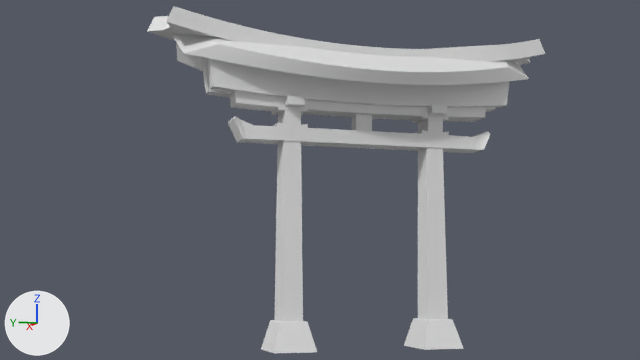
Before and after pictures for a commit that changed the Blender file torii2.blend.
Before and after are seen from the file's camera 'Camera'. Lighting does not change. The marker at lower left points along +X, +Y and +Z.
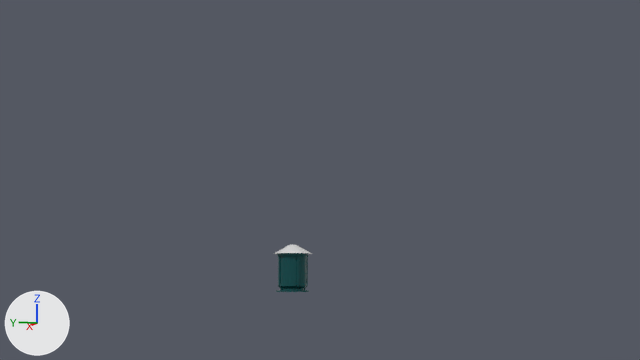
The change, as a diff of the scene's bpy script:
```diff
--- a/torii2.blend.py
+++ b/torii2.blend.py
@@ me_cube_013 @@
 # used by ob_cube_011; location = (0.18, 0.0, 0.0); scale = (1.58, 1.0, 1.0)
-me_cube_013.from_pydata(...)  # 38 vertices, 34 faces; spans x -1.05..0.33, y -15.55..-11.31, z 9.0..10.52
+me_cube_013.from_pydata(...)  # 1920 vertices, 1884 faces, 2 loose edges; spans x -1.42..1.4, y -1.41..1.41, z -1.78..1.6
+# me_cube_013 part 3: 1920 vertices added at x -1.42..1.4, y -1.41..1.41, z -1.78..1.6
+# me_cube_013 part 4: 38 vertices removed from x -1.05..0.33, y -15.55..-11.31, z 9.0..10.52
+me_cube_013.materials.append(mat_lamp_body)  # dark cyan #0f5355
+me_cube_013.materials.append(mat_lamp_bars)  # white #e7e7e7
@@ me_cube_015 @@
 # used by ob_cube_013; location = (-0.49, 2.77, 9.59); rotation_euler = (0.0, 0.0, 3.142), in degrees (0, 0, 180); scale = (1.58, 1.0, 1.0)
-me_cube_015.from_pydata(...)  # 38 vertices, 34 faces; spans x -0.66..0.71, y -2.06..2.18, z -0.59..0.93
+me_cube_015.from_pydata(...)  # 40 vertices, 31 faces; spans x -1.0..1.0, y -5.55..1.0, z -0.37..2.3
+# me_cube_015 part 1: the whole mesh is rebuilt
+# me_cube_015 part 2: the surface is now shaded smooth
@@ ob_cube @@
 _m = ob_cube.modifiers.new('SimpleDeform', 'SIMPLE_DEFORM')
 _m.angle = -0.2
+ob_cube.hide_set(True)
@@ ob_cube_001 @@
 ob_cube_001.scale = (1.58, 1.0, 1.0)
+ob_cube_001.hide_set(True)
@@ ob_cube_002 @@
 _m = ob_cube_002.modifiers.new('SimpleDeform', 'SIMPLE_DEFORM')
 _m.angle = -0.2
+ob_cube_002.hide_set(True)
@@ ob_cube_003 @@
 ob_cube_003.scale = (1.58, 1.0, 0.14)
+ob_cube_003.hide_set(True)
@@ ob_cube_004 @@
 ob_cube_004.scale = (1.58, 1.0, 0.14)
+ob_cube_004.hide_set(True)
@@ ob_cube_005 @@
 _m = ob_cube_005.modifiers.new('SimpleDeform', 'SIMPLE_DEFORM')
 _m.angle = 0.0873
+ob_cube_005.hide_set(True)
@@ ob_cube_006 @@
 _m = ob_cube_006.modifiers.new('SimpleDeform', 'SIMPLE_DEFORM')
 _m.angle = 0.21
+ob_cube_006.hide_set(True)
@@ ob_cube_008 @@
 _m = ob_cube_008.modifiers.new('SimpleDeform', 'SIMPLE_DEFORM')
 _m.angle = -0.41
+ob_cube_008.hide_set(True)
@@ ob_cube_010 @@
 ob_cube_010.scale = (1.58, 1.0, 1.0)
+ob_cube_010.hide_set(True)
@@ ob_cube_011 @@
 ob_cube_011 = bpy.data.objects.new('Cube.011', me_cube_013)
-ob_cube_011.location = (0.18, 0.0, 0.0)
-ob_cube_011.scale = (1.58, 1.0, 1.0)
+ob_cube_011.location = (0.0, 0.0, 0.0)
@@ ob_cube_013 @@
 ob_cube_013 = bpy.data.objects.new('Cube.013', me_cube_015)
-ob_cube_013.location = (-0.49, 2.77, 9.59)
-ob_cube_013.rotation_euler = (0.0, 0.0, 3.142)  # degrees (0, 0, 180)
-ob_cube_013.scale = (1.58, 1.0, 1.0)
+ob_cube_013.location = (-0.46, -13.69, 9.24)
+ob_cube_013.scale = (0.939, -0.647, 0.571)
+ob_cube_013.hide_set(True)
@@ ob_cube_012 @@
 _m = ob_cube_012.modifiers.new('SimpleDeform', 'SIMPLE_DEFORM')
 _m.angle = 0.21
+ob_cube_012.hide_set(True)
@@ ob_cube_014 @@
 ob_cube_014.scale = (0.614, 0.614, 0.614)
+ob_cube_014.hide_set(True)
@@ ob_cube_015 @@
 ob_cube_015.scale = (0.614, 0.614, 0.614)
+ob_cube_015.hide_set(True)
@@ ob_cube_018 @@
 _m = ob_cube_018.modifiers.new('SimpleDeform.002', 'SIMPLE_DEFORM')
 _m.angle = 0.2
+ob_cube_018.hide_set(True)
@@ ob_cube_007 @@
 _m = ob_cube_007.modifiers.new('SimpleDeform.002', 'SIMPLE_DEFORM')
 _m.angle = 0.2
+ob_cube_007.hide_set(True)
@@ ob_cube_019 @@
 _m = ob_cube_019.modifiers.new('SimpleDeform.001', 'SIMPLE_DEFORM')
 _m.angle = 0.08
+ob_cube_019.hide_set(True)
@@ ob_cube_009 @@
 _m = ob_cube_009.modifiers.new('SimpleDeform', 'SIMPLE_DEFORM')
 _m.angle = -0.41
+ob_cube_009.hide_set(True)
```

Boxes (x1, y1, x2, y2) around the edits, measured in the pictures (640 x 360 px; the box of a moved part takes in the faces that stretch with it):
'Cube.018', hidden
    before: (172, 35, 529, 85)
'Cube.006', hidden
    before: (207, 58, 510, 108)
'Cube.019', hidden
    before: (147, 6, 545, 65)
'Cube', hidden
    before: (274, 141, 303, 322)
'Cube.002', hidden
    before: (418, 147, 448, 319)
'Cube.005', hidden
    before: (230, 91, 485, 122)
'Cube.001', hidden
    before: (290, 127, 442, 151)
'Cube.011', reshaped, moved, rescaled
    before: (442, 131, 490, 153)
    after: (273, 245, 312, 292)
'Cube.008', hidden
    before: (404, 318, 464, 350)
'Cube.009', hidden
    before: (261, 320, 317, 353)
'Cube.013', hidden
    before: (228, 116, 290, 144)
'Cube.003', hidden
    before: (272, 107, 308, 128)
'Cube.004', hidden
    before: (412, 116, 449, 135)
'Cube.012', hidden
    before: (202, 57, 495, 112)
'Cube.007', hidden
    before: (176, 35, 518, 71)
'Cube.010', hidden
    before: (352, 114, 372, 131)
'Cube.015', hidden
    before: (285, 96, 305, 107)
'Cube.014', hidden
    before: (428, 105, 447, 115)
part 1 of me_cube_015, moved or reshaped (not visible afterwards)
    before: (228, 116, 290, 144)
part 3 of me_cube_013, added (cyan)
    after: (273, 245, 312, 292)
part 4 of me_cube_013, deleted
    before: (442, 131, 490, 153)
